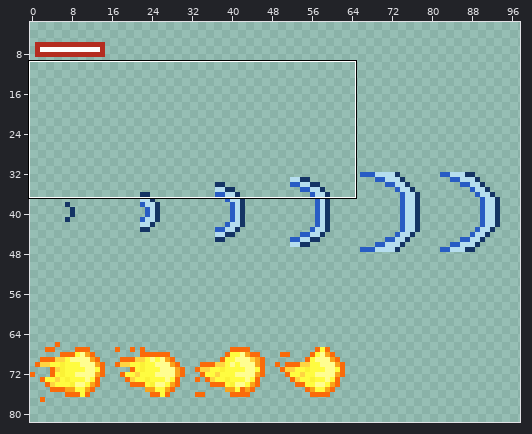
Edited in one commit: sprite sheet (Assets/Cats/Projeteis.png). Above, an overview of the earlier version with the close-up marked.
Close-up. Before the edit:
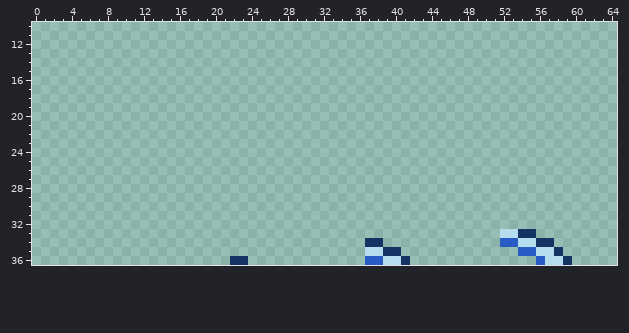
The file is 128x128 pixels. Shown: x 0..64, y 10..36. The wide view leaves out empty margins.
The same view after the edit:
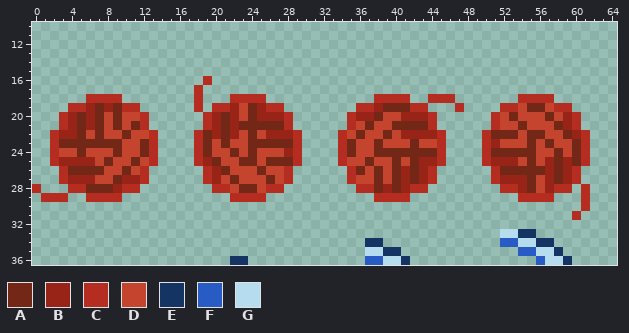
Palette (. is transparent): A #732817  B #982317  C #b42d20  D #c4442e  E #143464  F #285cc4  G #b8e0f4ec
Changes in this commit:
Colour A now appears in row 19 at x 7, 9, 24, 39 to 41 and 55 to 56; in row 20 at x 5, 7, 9, 21, 24, 38, 53 and 57; in row 21 at x 5, 7, 9, 11, 21, 23 to 27, 37, 40 to 43, 54 and 58; in row 22 at x 5, 7, 10, 19, 21, 24, 36, 39, 51 to 53, 55 to 56 and 59; in row 23 at x 3 to 9, 12, 19, 21, 24 to 28, 35, 38, 42, 55, 57 and 60; in row 24 at x 5, 9, 12, 19, 22, 24, 35, 38 to 44, 51 to 55, 58 and 60.
Colour A now appears in row 25 at x 8, 11, 20, 23 to 24, 26 to 28, 37, 40, 42, 55, 58 and 60; in row 26 at x 4 to 7, 10, 21, 25, 36, 38, 40, 42, 52 to 56 and 58; in row 27 at x 9, 22, 26, 38, 40, 42, 55 and 58; in row 28 at x 6 to 8, 23 to 24, 38, 40 and 55.
Colour B now appears in row 19 at x 6, 8, 22, 25 and 38; in row 20 at x 4, 6, 20, 22, 25 to 27, 36 to 37, 41 to 43 and 59; in row 21 at x 4, 6, 20, 22 and 59; in row 22 at x 3 to 4, 20, 22, 26 to 28, 41 to 44 and 60; in row 23 at x 51; in row 24 at x 28.
Colour B now appears in row 25 at x 3 to 6, 19, 43 to 44, 51 to 53, 57 and 59; in row 26 at x 20, 41, 43, 57 and 59; in row 27 at x 4 to 6, 10 to 11, 20, 41, 43, 52 to 54, 57 and 59; in row 28 at x 9, 39, 41, 54 and 57.
Colour C now appears in row 16 at x 19; in row 17 at x 18; in row 18 at x 6 to 9, 18, 22 to 25, 38 to 41, 44 to 46 and 54 to 57; in row 19 at x 4 to 5, 10 to 11, 18, 20 to 21, 26 to 27, 36 to 37, 42 to 43, 47, 52 to 53 and 58 to 59; in rows 20 to 21 at x 3, 12, 19, 28, 35, 44, 51 and 60; in rows 22 to 25 at x 2, 13, 18, 29, 34, 45, 50 and 61.
Colour C now appears in rows 26 to 27 at x 3, 12, 19, 28, 35, 44, 51 and 60; in row 28 at x 0, 4 to 5, 10 to 11, 20 to 21, 26 to 27, 36 to 37, 42 to 43, 52 to 53, 58 to 59 and 61; in row 29 at x 1 to 3, 6 to 9, 22 to 25, 38 to 41, 54 to 57 and 61; in row 30 at x 61; in row 31 at x 60.
Colour D now appears in row 19 at x 23, 54 and 57; in row 20 at x 8, 10 to 11, 23, 39 to 40, 52, 54 to 56 and 58; in row 21 at x 8, 10, 36, 38 to 39, 52 to 53 and 55 to 57; in row 22 at x 6, 8 to 9, 11 to 12, 23, 25, 35, 37 to 38, 40, 54 and 57 to 58; in row 23 at x 10 to 11, 20, 22 to 23, 36 to 37, 39 to 41, 43 to 44, 52 to 54, 56 and 58 to 59; in row 24 at x 3 to 4, 6 to 8, 10 to 11, 20 to 21, 23, 25 to 27, 36 to 37, 56 to 57 and 59.
Colour D now appears in row 25 at x 7, 9 to 10, 12, 21 to 22, 25, 35 to 36, 38 to 39, 41, 54 and 56; in row 26 at x 8 to 9, 11, 22 to 24, 26 to 27, 37 and 39; in row 27 at x 7 to 8, 21, 23 to 25, 27, 36 to 37, 39 and 56; in row 28 at x 22, 25 and 56.
Where, in picture pixels (left, top, right, bottom), the same in both close-ups:
added: (194, 76, 302, 202)
added: (32, 94, 158, 202)
added: (338, 94, 590, 220)
